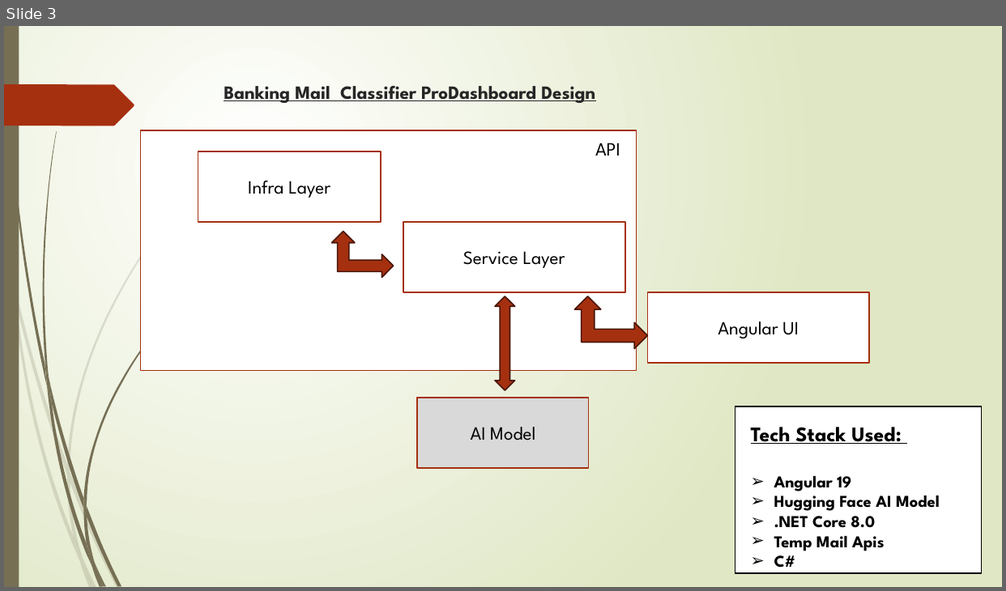
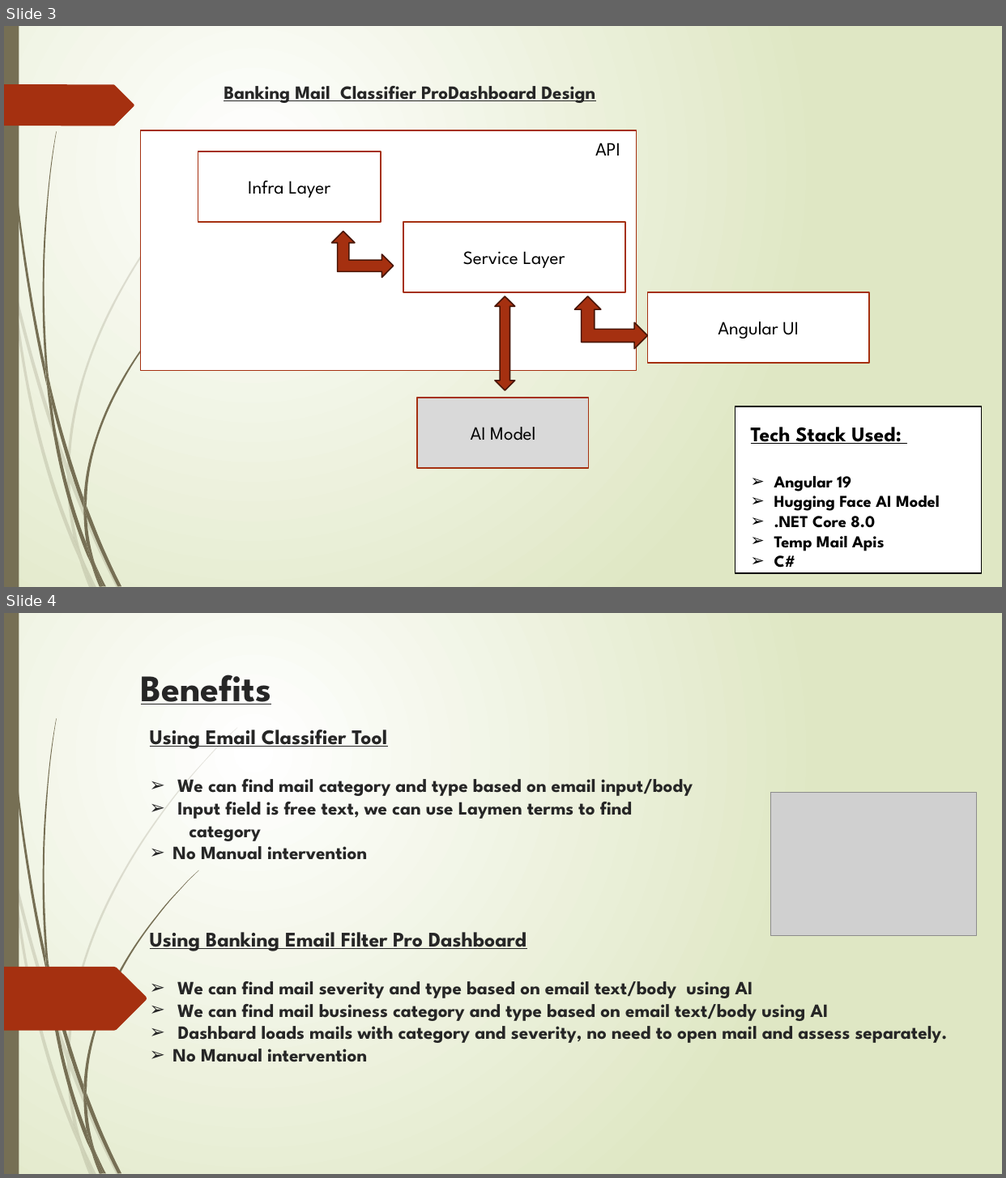
Before and after one commit to ewfx/gaied-gen-ai-hackers, a slide deck: EmailClassifyerAggregatedDesignDocument.pptx. Shown one above the other, each under a label of ours: slide 3 before the commit, slides 3 and 4 after it. The pictures are 1006x591 and 1006x1178 pixels, drawn with LibreOffice and Linux fonts; fonts in the diff are those of the drawing; grey boxes stand for pictures. Boxes give left, top, right and bottom in pixels: in the first picture for what was removed or moved away, otherwise in the second. Text is boxed around its words. In the diff, an @@ line names an element or a change of style, - is before the commit and + after.

```diff
--- a/EmailClassifyerAggregatedDesignDocument.pptx
+++ b/EmailClassifyerAggregatedDesignDocument.pptx
@@ slide 4 added at [4, 613, 1002, 1174], background gradient #FFFFFF to #DFE8C4; not listed: 23 template elements that a slide beside it also shows @@
@@ title added at [141, 675, 272, 705], 36 pt, text #262626, bold, underline @@
+Benefits
@@ text added at [150, 730, 692, 860], 18 pt, text #262626, bold @@
+Using Email Classifier Tool
+➢ We can find mail category and type based on email input/body
+➢ Input field is free text, we can use Laymen terms to find
+category
+➢ No Manual intervention
@@ picture added at [770, 793, 977, 936] @@
@@ text added at [150, 926, 948, 1063], 18 pt, text #262626, bold @@
+Using Banking Email Filter Pro Dashboard
+➢ We can find mail severity and type based on email text/body using AI
+➢ We can find mail business category and type based on email text/body using AI
+➢ Dashbard loads mails with category and severity, no need to open mail and assess separately.
+➢ No Manual intervention
@@ freeform shape added at [4, 967, 147, 1031], fill #A53010 @@
```
Also in this commit, not shown: 1 other slide added.
